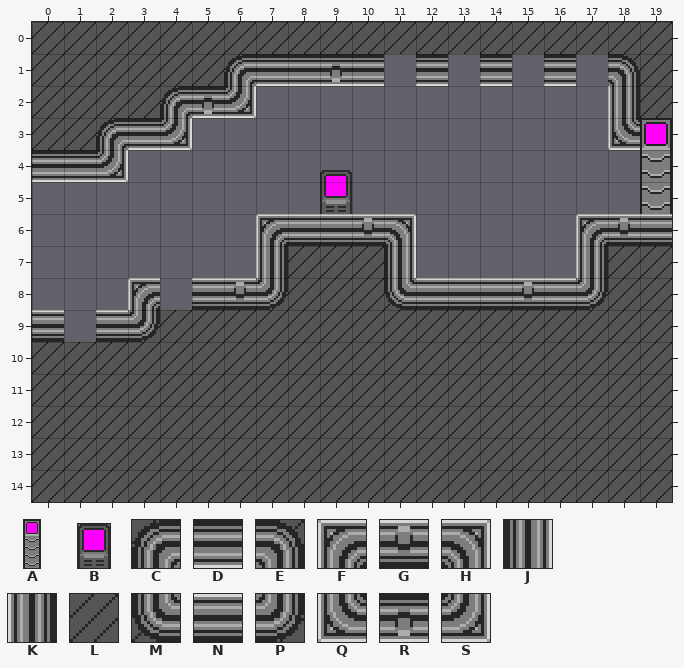
Two states of a Tiled map, assets/tilemaps/iteration/2/jump.tmx. Above: the version before the commit.
Cells are 16x16 px. Shown: x 0..19, y 0..14.
Key: from "door": A 0; from "terminal": B 0; from "walls": C 0, D 1, E 2, F 3, G 4, H 5, J 20, K 22, L 24, M 40, N 41, P 42, Q 43, R 44, S 45.
_ is an empty cell.
Objects are placed by their top-left corner, in cells (3,4 is the top-left corner of cell 3,4); size is 1x1 cell unless given.
Layer "walls" before, first column x 0:
 0 LLLLLLLLLLLLLLLLLLLL
 1 LLLLLLCDDRD_D_D_D_EL
 2 LLLLCRS___________KL
 3 LLCDS_____________QD
 4 DDS_________________
 5 ____________________
 6 _______FNNGH_____FGN
 7 _______KLLLJ_____KLL
 8 ___F_NGPLLLMNNNGNPLL
 9 N_NPLLLLLLLLLLLLLLLL
10 LLLLLLLLLLLLLLLLLLLL
11 LLLLLLLLLLLLLLLLLLLL
12 LLLLLLLLLLLLLLLLLLLL
13 LLLLLLLLLLLLLLLLLLLL
14 LLLLLLLLLLLLLLLLLLLL
Objects on layer "things" before:
B "terminal" at 9,4.6 size 1x1.4
A "door" at 19,3 size 1x3
Once edited:
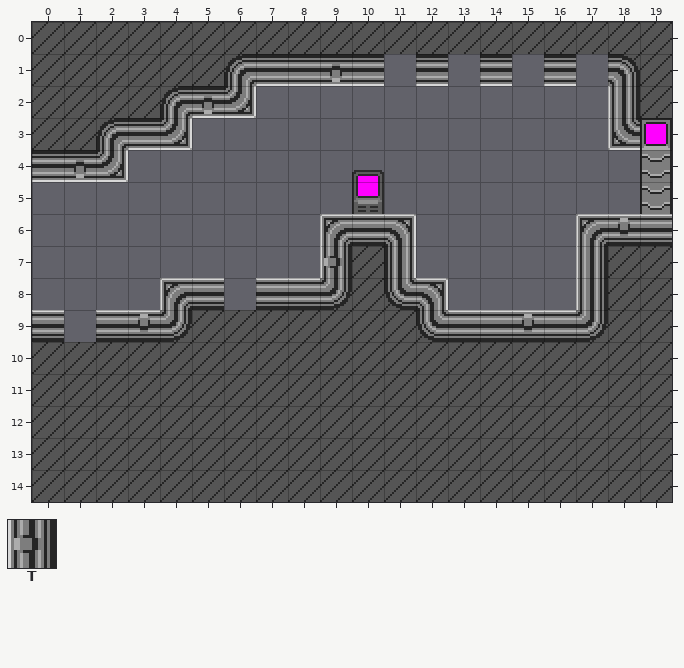
Further tiles: from "walls": T 23.
Diff:
Changed rows in their new state; . is an unchanged cell.
Layer "walls":
first column x 1:
 4 R................
 6 ......__FN.......
 7 ......__T........
 8 .._F._NNP..H____K
 9 ..GP.......MNNGNP
Layer "things":
changed: B "terminal" at 9,4.6 size 1x1.4 -> B "terminal" at 10,4.6 size 1x1.4
Changed places in both pictures, as pixel boxes (x1, y1, x2, y2):
changed: (74, 160, 86, 178)
changed: (224, 170, 384, 310)
changed: (128, 278, 192, 342)
changed: (416, 278, 608, 342)
